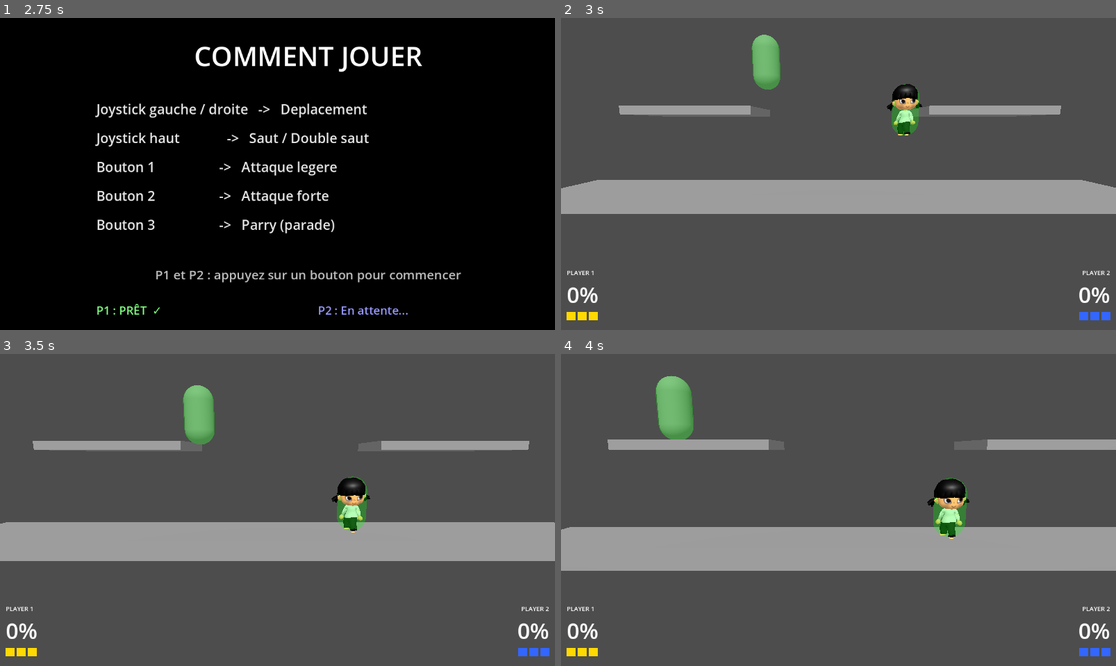
Above: before the commit, frames 1-4 (two rows, left to right).
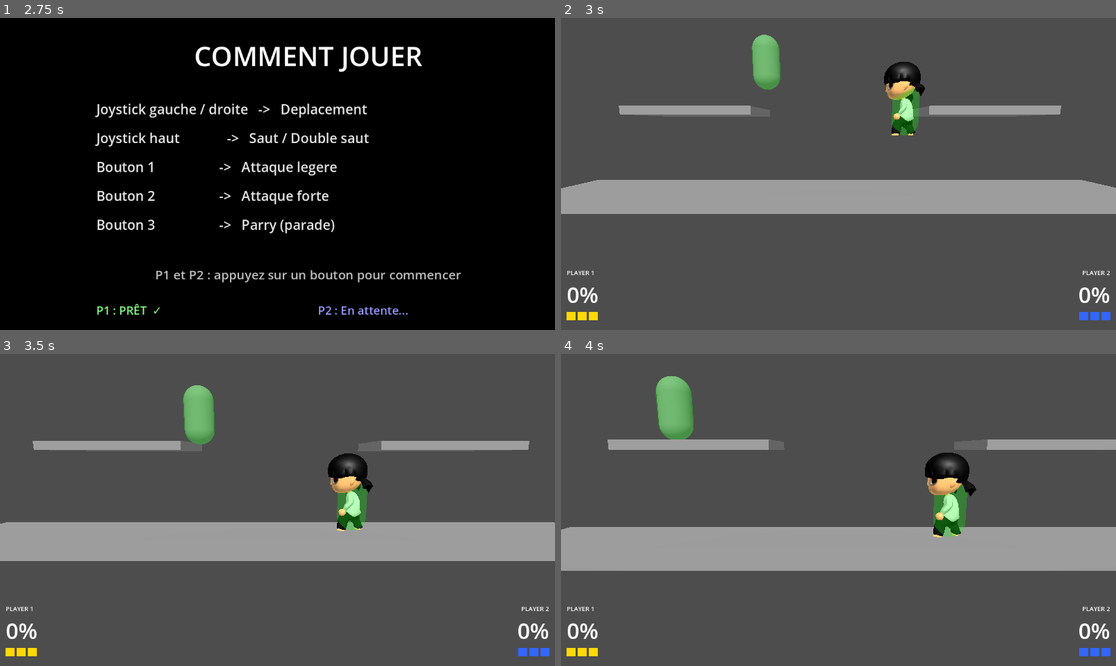
Above: after the commit, the same moments.

Repository: jesuisviko/SmashArcade
Game: Godot game, scene res://scenes/ui/how_to_play.tscn
Same seed, same stepped clock (60 frames per second), same inputs: the game is played once before the commit and once after it. This scene is started directly instead of the project's main scene.
Inputs:
- Up to frame 1 (2.75 s): tap Enter at 0.5, 2 s; hold D (p1_right) 0.53-1.28 s; tap E (p1_attack_light) at 0.6 s; tap Space (p1_parry) at 1.25, 2.1 s; hold S (p1_down) 1.28-2.03 s; tap R (p1_attack_strong) at 1.35 s; hold D (p1_right) from 2.03 s (still down)
- Up to frame 2 (3 s): tap Space (p1_parry) at 2.75 s; release D (p1_right) at 2.78 s; hold W (p1_up) from 2.78 s (still down); tap Keypad 1 (p2_attack_light) at 2.85 s
- Up to frame 3 (3.5 s): keep holding W (p1_up)
- Up to frame 4 (4 s): release W (p1_up) at 3.53 s; hold A (p1_left) from 3.53 s (still down); tap Keypad 2 (p2_attack_strong) at 3.6 s

Frame 1 is identical in both runs. In frame 2, 1.0% of the frame differs, in the area x 58-66%, y 14-38%; in frame 3, 1.1%; in frame 4, 1.4%, in the area x 65-75%, y 31-60%.

Commit message:
a ignorer : fin de journée
purée j'en ai marre ca fait 2 HEURES que j'essaie d'avoir des animations qui fonctionnent mais une seule ca mais mais a partir de 2 CA NE VEUT PLUS ????? blender de merde ca me pete les couilles je vais dormir.
Claude de merde aussi je te jure 2h il me fait tourner en bourique LLM EN CARTON

Diff:
--- a/scenes/characters/char_01.tscn
+++ b/scenes/characters/char_01.tscn
@@ -11,6 +11,6 @@
 visible = false
 
 [node name="Model" type="Node3D" parent="." index="4"]
-transform = Transform3D(0.7, 0, 0, 0, 0.7, 0, 0, 0, 0.7, 0, 0, 0)
+transform = Transform3D(0, 0, -1, 0, 1, 0, 1, 0, 0, 0, 0, 0)
 
 [node name="char_01" parent="Model" index="0" instance=ExtResource("3_model")]
--- a/scripts/characters/base_character.gd
+++ b/scripts/characters/base_character.gd
@@ -26,12 +26,13 @@
 @export var parry_cooldown                  := 0.5
 @export var debug_mode              : bool  = false
 
-var state          : State = State.IDLE
-var jumps_left     : int   = MAX_JUMPS
-var damage_percent : float = 0.0
-var is_dead        : bool  = false
+var state            : State = State.IDLE
+var jumps_left       : int   = MAX_JUMPS
+var damage_percent   : float = 0.0
+var is_dead          : bool  = false
 var is_invincible    : bool  = false
 var facing_direction : float = 1.0   # 1.0 = droite, -1.0 = gauche
+var _model_node      : Node3D = null
 
 var _up_was_pressed  : bool  = false
 var _attack_timer    : float = 0.0
@@ -58,6 +59,7 @@
 # ─── Init ────────────────────────────────────────────────────────────────────
 
 func _ready() -> void:
+	_model_node = get_node_or_null("Model")
 	_apply_size()
 	GameManager.register_player(player_id, self)
 	_attack_hitbox.area_entered.connect(_on_attack_hitbox_area_entered)
@@ -315,6 +317,9 @@
 		facing_direction = 1.0
 	elif input["left"]:
 		facing_direction = -1.0
+	if _model_node and dir != 0:
+		var target_rot := -PI / 2 if facing_direction == -1.0 else PI / 2
+		_model_node.rotation.y = lerp_angle(_model_node.rotation.y, target_rot, 0.15)
 
 	# Saut : déclenché sur le front montant de "up" uniquement
 	if input["up"] and not _up_was_pressed and jumps_left > 0:
@@ -468,6 +473,12 @@
 	_set_state(State.RESPAWNING)
 
 
+func set_initial_facing(direction: float) -> void:
+	facing_direction = direction
+	if _model_node:
+		_model_node.rotation.y = -PI / 2 if direction == -1.0 else PI / 2
+
+
 # ─── Soft platforms ──────────────────────────────────────────────────────────
 
 func _start_crouch(prev_state: State) -> void:
--- a/scripts/systems/game_scene.gd
+++ b/scripts/systems/game_scene.gd
@@ -19,6 +19,8 @@
 	# ce qui peut fausser les registrations. On corrige ici après les deux instanciations.
 	p1.player_id = 1
 	p2.player_id = 2
+	p1.set_initial_facing(1.0)    # P1 regarde à droite
+	p2.set_initial_facing(-1.0)   # P2 regarde à gauche
 	GameManager.register_player(1, p1)
 	GameManager.register_player(2, p2)
 
Binary file added: assets/models/characters/char_01_test2.glb
Not shown, added: assets/models/characters/char_01_test2.glb.import
Binary file added: assets/models/characters/char_01_test2_FaceCrowd5.png
Not shown, added: assets/models/characters/char_01_test2_FaceCrowd5.png.import
